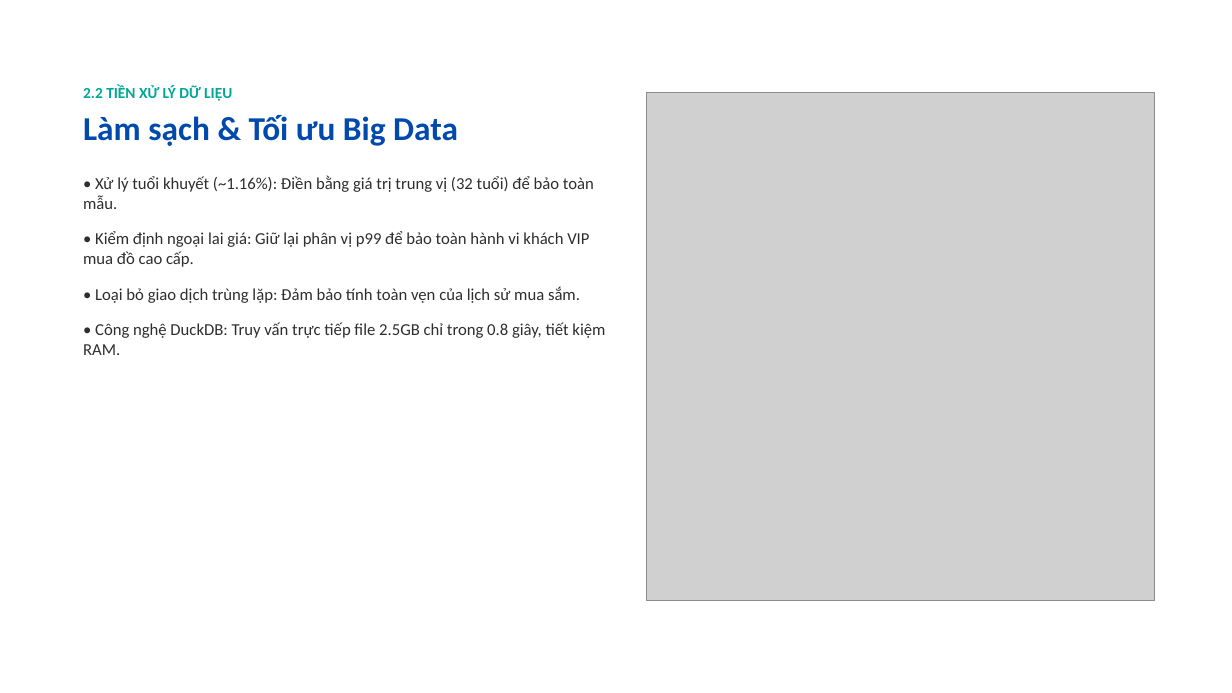
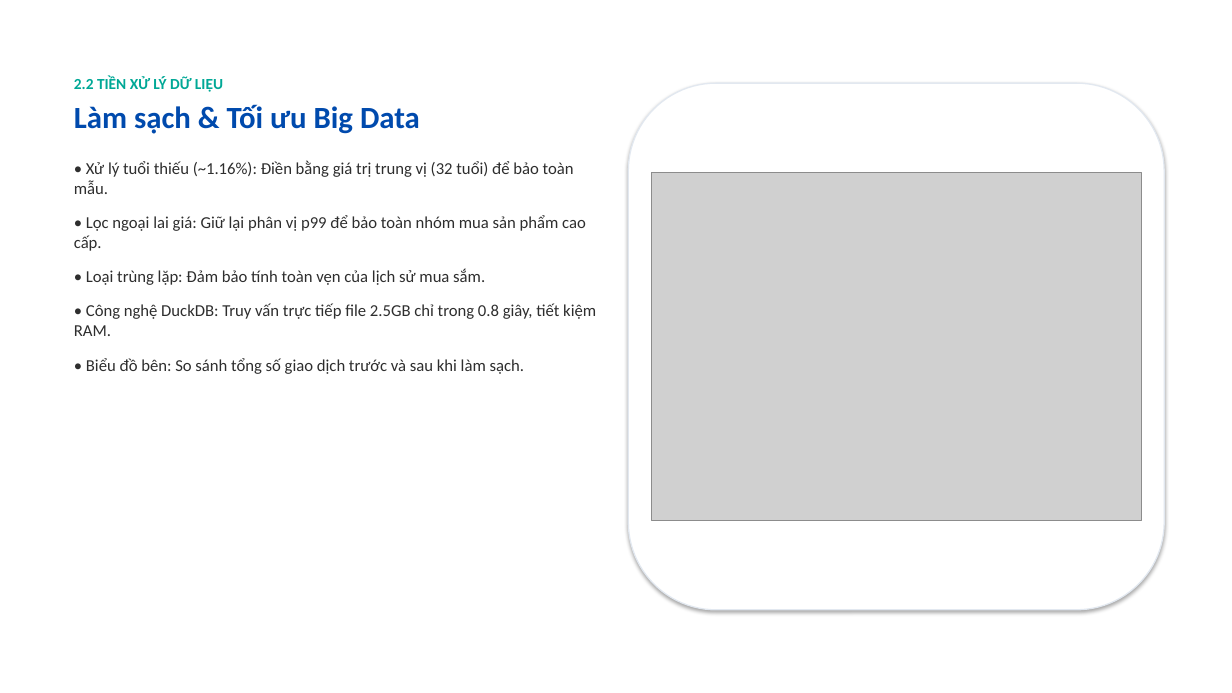
Before and after one commit to TminTtapcode/BTL_PTDL, a slide deck: slide 5 of docs/Slide_Thuyet_Trinh_HM_Modern_Minimal_16_Slides.pptx. Drawn at 1232x693 pixels with LibreOffice and Linux fonts; fonts in the diff are those of the drawing; grey boxes stand for pictures; background and template pictures are left out. Boxes give left, top, right and bottom in pixels: in the first picture for what was removed or moved away, otherwise in the second. Text is boxed around its words. In the diff, an @@ line names an element or a change of style, - is before the commit and + after.

Commit message:
docs: perfect 16-slide presentation with exact notebook figures, card containers and preserved aspect ratios

```diff
--- a/docs/Slide_Thuyet_Trinh_HM_Modern_Minimal_16_Slides.pptx
+++ b/docs/Slide_Thuyet_Trinh_HM_Modern_Minimal_16_Slides.pptx
@@ text "2.2 TIỀN XỬ LÝ DỮ ..." moved from (x1=83, y1=85, x2=605, y2=355) to (x1=74, y1=76, x2=596, y2=374) @@
@@ rounded rectangle added at (x1=628, y1=83, x2=1165, y2=610), fill #FFFFFF, outline #E2E8F0 1 pt @@
@@ text at (x1=74, y1=104, x2=596, y2=336): size 26 to 24 pt in "Làm sạch & Tối ưu Big Data"; less space between paragraphs @@
@@ text at (x1=74, y1=160, x2=586, y2=285): text changed @@
-• Xử lý tuổi khuyết (~1.16%): Điền bằng giá trị trung vị (32 tuổi) để bảo toàn mẫu.
-• Kiểm định ngoại lai giá: Giữ lại phân vị p99 để bảo toàn hành vi khách VIP mua đồ cao cấp.
-• Loại bỏ giao dịch trùng lặp: Đảm bảo tính toàn vẹn của lịch sử mua sắm.
+• Xử lý tuổi thiếu (~1.16%): Điền bằng giá trị trung vị (32 tuổi) để bảo toàn mẫu.
+• Lọc ngoại lai giá: Giữ lại phân vị p99 để bảo toàn nhóm mua sản phẩm cao cấp.
+• Loại trùng lặp: Đảm bảo tính toàn vẹn của lịch sử mua sắm.
@@ picture resized from (x1=647, y1=92, x2=1155, y2=601) to (x1=652, y1=173, x2=1141, y2=520) @@
@@ text at (x1=86, y1=358, x2=524, y2=374): paragraph added @@
+• Biểu đồ bên: So sánh tổng số giao dịch trước và sau khi làm sạch.
```
Also in this commit, not shown: 13 other slides changed, 2 slides added, 2 slides removed.
